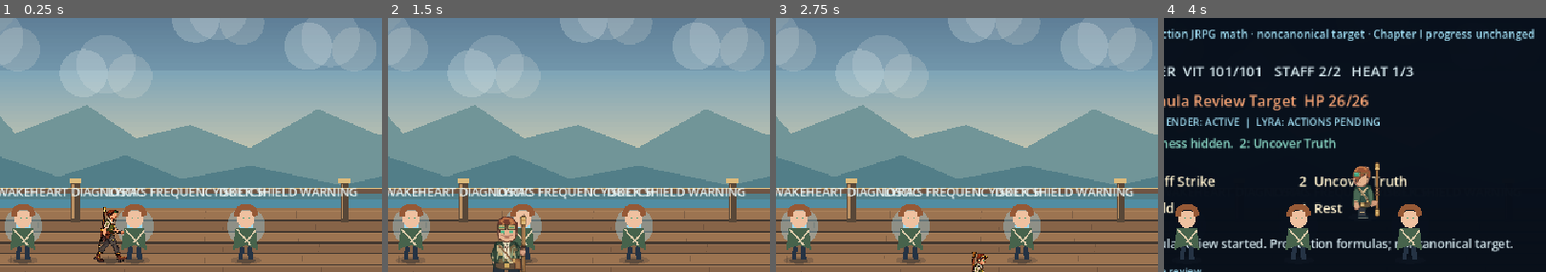
Above: before the commit, frames 1-4 (left to right).
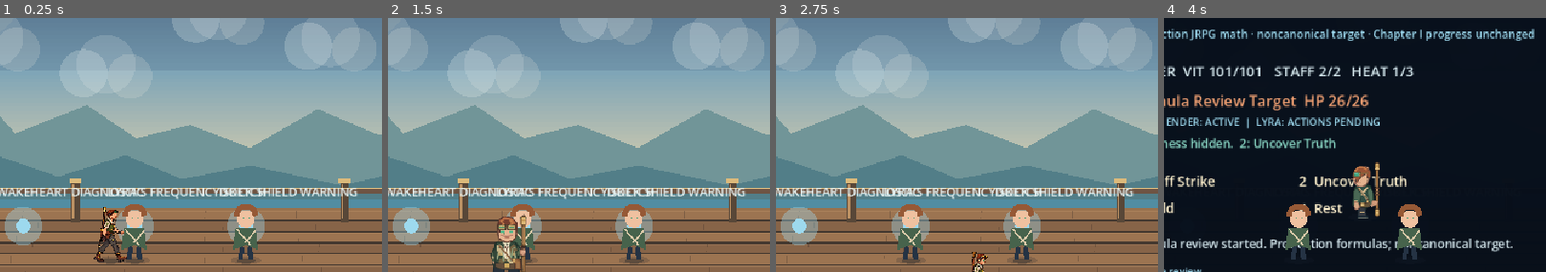
Above: after the commit, the same moments.

Repository: ndrorchestration/ToSailaStarrySky-jrpg
Game: Godot game, scene res://scenes/first_wake_chapter1_player_preview.tscn
Same seed, same stepped clock (60 frames per second), same inputs: the game is played once before the commit and once after it.
Inputs:
- Up to frame 1 (0.25 s): no input
- Up to frame 2 (1.5 s): tap Enter at 0.5 s; hold Right (ui_right) 0.53-1.28 s; tap 1 (aetherwake_ch1_choice_a) at 0.6 s; tap Space at 1.25 s; hold Down (ui_down) from 1.28 s (still down); tap 2 (aetherwake_ch1_choice_b) at 1.35 s
- Up to frame 3 (2.75 s): tap Enter at 2 s; release Down (ui_down) at 2.03 s; hold Right (ui_right) from 2.03 s (still down); tap 3 (aetherwake_ch1_choice_c) at 2.1 s
- Up to frame 4 (4 s): release Right (ui_right) at 2.78 s; hold Up (ui_up) 2.78-3.53 s; tap 4 (aetherwake_ch1_combat_rest) at 2.85 s; hold Left (ui_left) from 3.53 s (still down); tap C (aetherwake_ch1_formula_review) at 3.6 s
The pictures show only the part of the screen within x 23-73%, y 25-75%; the shares and areas given below are measured in that part.

The runs differ from the first frame. In frame 1, 1.1% of the frame differs, in the area x 2-10%, y 73-97%; in frame 2, 1.1%; in frame 3, 1.1%; in frame 4, 1.0%.

Commit message:
fix(godot): stop rendering Wakeheart as humanoid

Diff:
--- a/godot/scripts/first_wake_chapter1_review.gd
+++ b/godot/scripts/first_wake_chapter1_review.gd
@@ -93,6 +93,10 @@
         actor.walking_bounds = DECK_BOUNDS
         actor.position = CONTACT_POINTS[contact_id]
         actors.add_child(actor)
+        # Wakeheart is explicitly a harmonic console, not a humanoid NPC. Its
+        # authored signal marker/dialogue remains visible without a fake body.
+        if contact_id == "engine_spirit":
+            actor.visible = false
         contacts[contact_id] = actor
 
     _sync_stage_actor_presentation()
